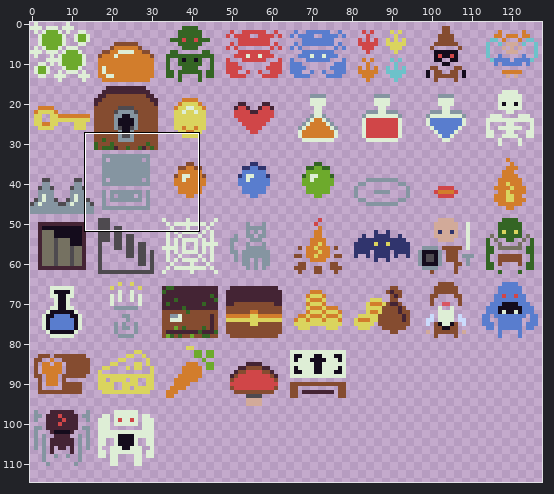
Two states of a sprite sheet, htdocs/images/sprites.png. The picture above shows the old version from afar; the outline marks the close-up.
Close-up. Earlier state:
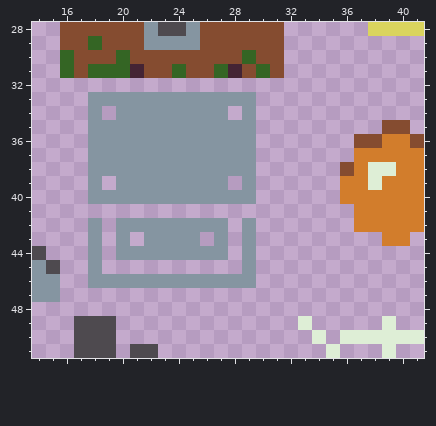
The file is 128x128 pixels. Shown: x 14..41, y 28..51. The wide view leaves out empty margins.
After the commit:
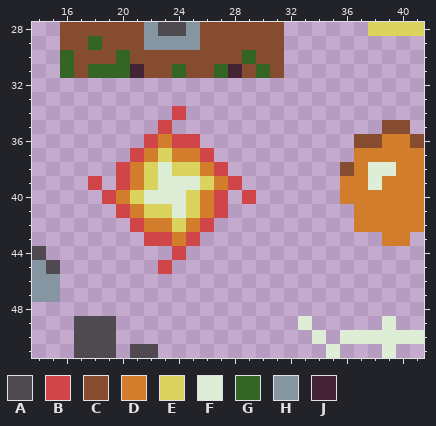
Palette (. is transparent): A #4e4a4f  B #d04648  C #854c30  D #d27d2c  E #dad45e  F #deeed6  G #346524  H #8595a1  J #442434
The exact change:
@@ x 16..31 @@
 32 ................
-33 ..HHHHHHHHHHHH..
-34 ..H.HHHHHHHH.H..
-35 ..HHHHHHHHHHHH..
-36 ..HHHHHHHHHHHH..
-37 ..HHHHHHHHHHHH..
-38 ..HHHHHHHHHHHH..
-39 ..H.HHHHHHHH.H..
-40 ..HHHHHHHHHHHH..
-41 ................
-42 ..H.HHHHHHHH.H..
-43 ..H.H.HHHH.H.H..
-44 ..H.HHHHHHHH.H..
-45 ..H..........H..
-46 ..HHHHHHHHHHHH..
+33 ................
+34 ........B.......
+35 .......B........
+36 ......BDBB......
+37 .....BDEDDB.....
+38 ....BDEFEEDB....
+39 ..B.BDEFFFEDB...
+40 ...BDEFFFEDB.B..
+41 ....BDEEFEDB....
+42 .....BDDEDB.....
+43 ......BBDB......
+44 ........B.......
+45 .......B........
+46 ................
 47 ................
Pixel boxes of the changes (left, top, right, bottom) in both close-ups:
changed: (88, 92, 256, 288)
